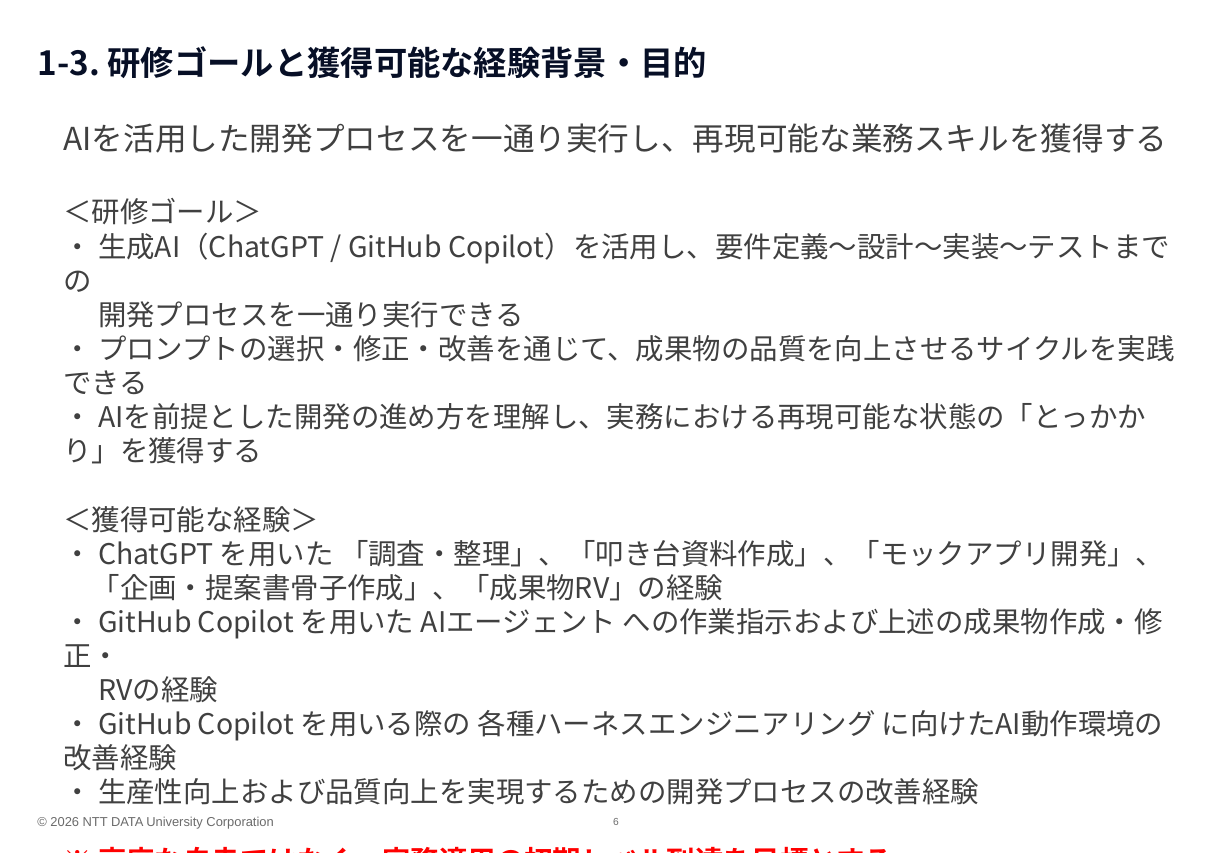
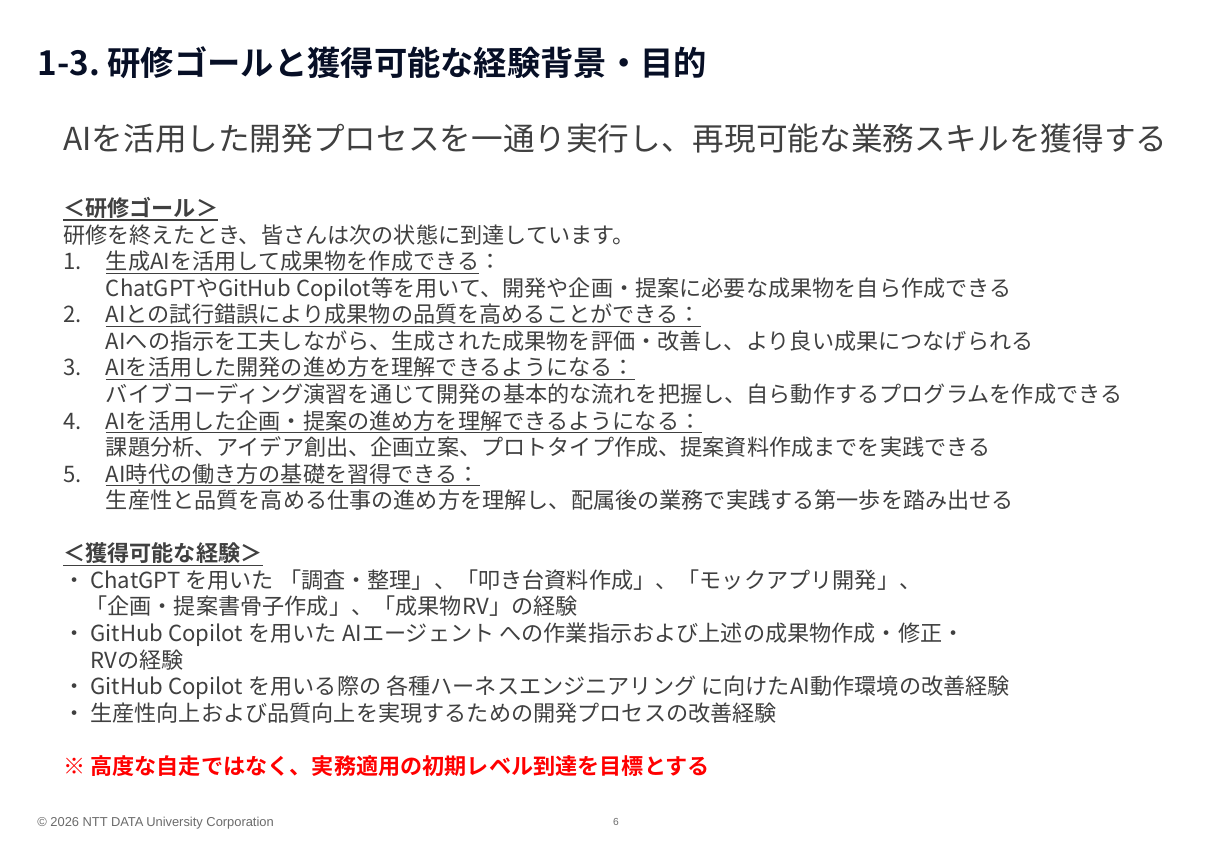
Before and after one commit to nishida2073/ai_navive, a slide deck: slide 6 of 01_テキスト/生成AI/【AI Native研修-生成AI】生成AIの基礎.pptx. Drawn at 1232x853 pixels with LibreOffice and Linux fonts; fonts in the diff are those of the drawing; background and template pictures are left out. Boxes give left, top, right and bottom in pixels: in the first picture for what was removed or moved away, otherwise in the second. Text is boxed around its words. In the diff, an @@ line names an element or a change of style, - is before the commit and + after.

```diff
--- a/01_テキスト/生成AI/【AI Native研修-生成AI】生成AIの基礎.pptx
+++ b/01_テキスト/生成AI/【AI Native研修-生成AI】生成AIの基礎.pptx
@@ text at box(63, 197, 1010, 723): size 18 to 14 pt in "＜研修ゴール＞", "＜獲得可能な経験＞", "・ ChatGPT を用いた 「調査・整理」、「叩き台資料作成」、「モックアプリ開発」、", "「企画・提案書骨子作成」、「成果物RV」の経験" and 5 more places; bold on, underline on in "＜研修ゴール＞", "＜獲得可能な経験＞" @@
@@ text at box(63, 224, 1122, 510): text changed; size 18 to 14 pt @@
-・ 生成AI（ChatGPT / GitHub Copilot）を活用し、要件定義～設計～実装～テストまでの
-開発プロセスを一通り実行できる
-・ プロンプトの選択・修正・改善を通じて、成果物の品質を向上させるサイクルを実践できる
-・ AIを前提とした開発の進め方を理解し、実務における再現可能な状態の「とっかかり」を獲得する
+研修を終えたとき、皆さんは次の状態に到達しています。
+1. 生成AIを活用して成果物を作成できる：
+   ChatGPTやGitHub Copilot等を用いて、開発や企画・提案に必要な成果物を自ら作成できる
+2. AIとの試行錯誤により成果物の品質を高めることができる：
+   AIへの指示を工夫しながら、生成された成果物を評価・改善し、より良い成果につなげられる
+3. AIを活用した開発の進め方を理解できるようになる：
+   バイブコーディング演習を通じて開発の基本的な流れを把握し、自ら動作するプログラムを作成できる
+4. AIを活用した企画・提案の進め方を理解できるようになる：
+   課題分析、アイデア創出、企画立案、プロトタイプ作成、提案資料作成までを実践できる
+5. AI時代の働き方の基礎を習得できる：
+   生産性と品質を高める仕事の進め方を理解し、配属後の業務で実践する第一歩を踏み出せる
```
Also in this commit, not shown: 1 other slide changed.
